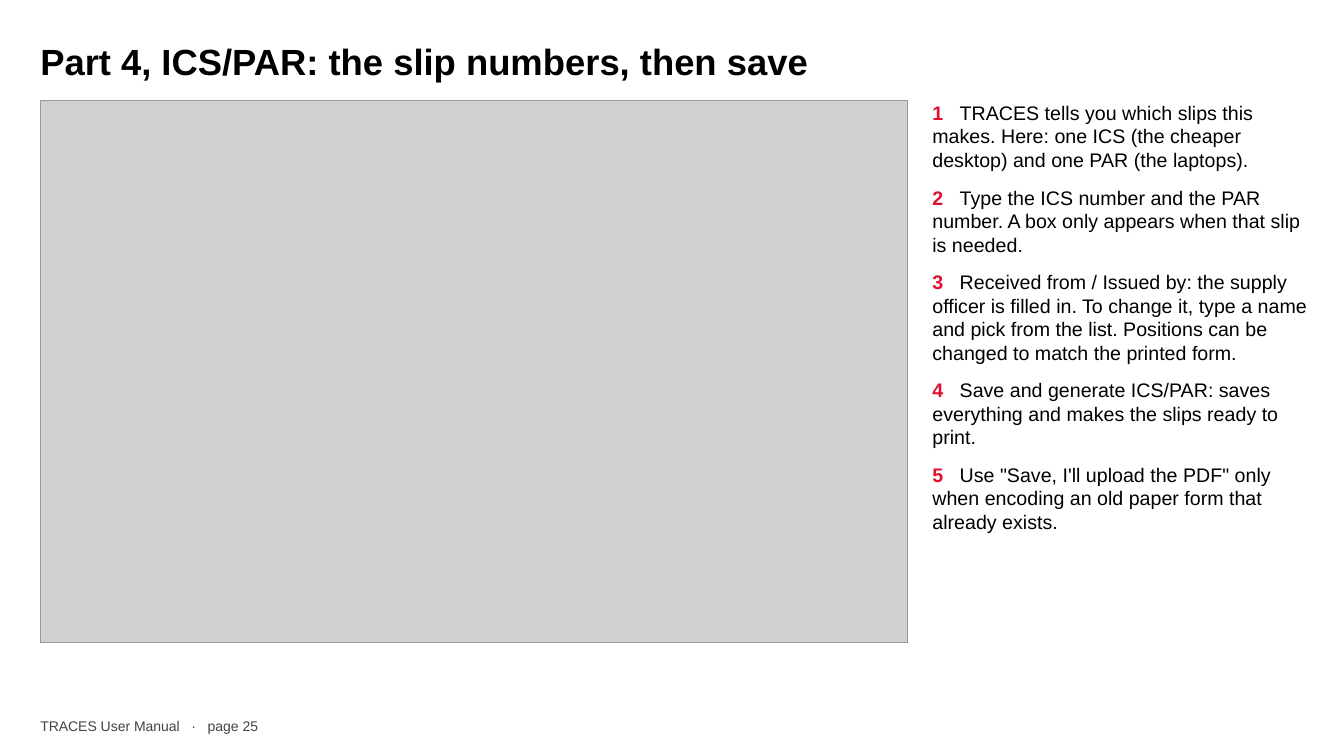
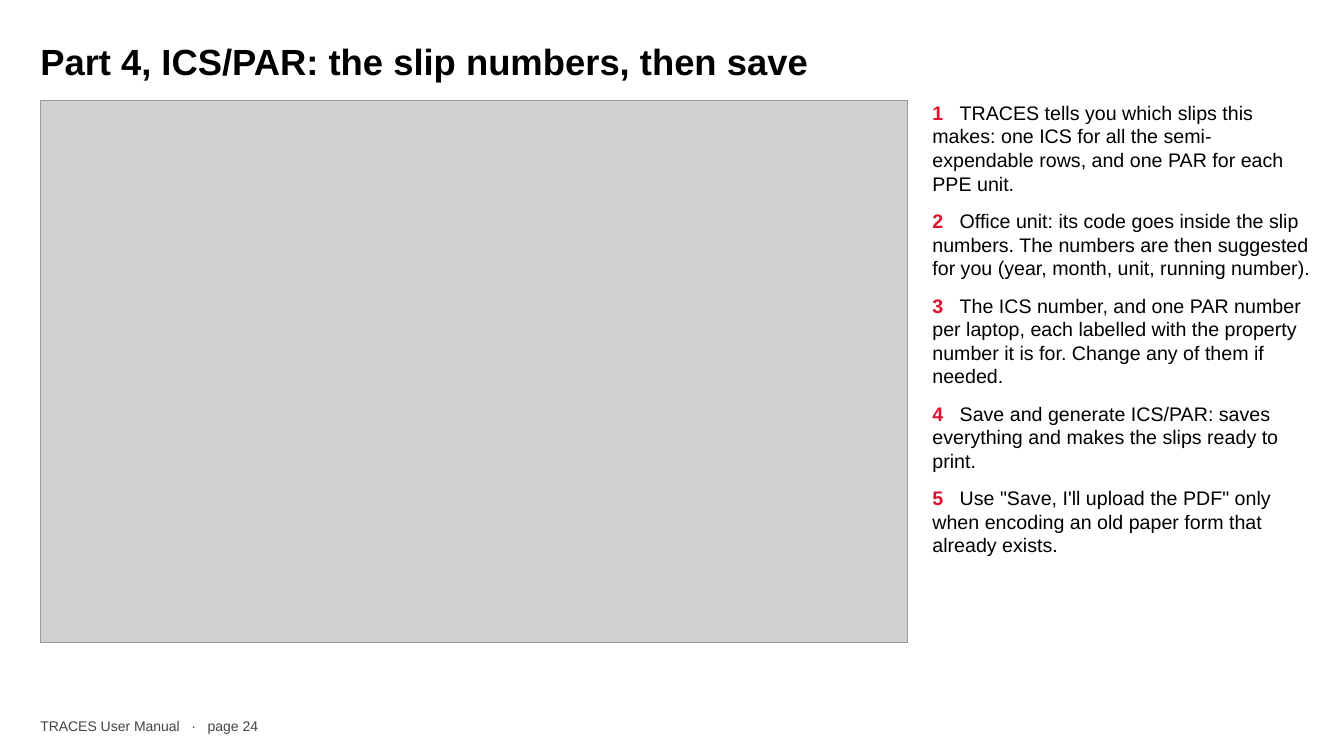
Before and after one commit to joww-seph/traces, a slide deck: slide 24 of docs/TRACES-User-Manual.pptx (slide 25 before the commit). Drawn at 1344x756 pixels with LibreOffice and Linux fonts; fonts in the diff are those of the drawing; grey boxes stand for pictures. Boxes give left, top, right and bottom in pixels: in the first picture for what was removed or moved away, otherwise in the second. Text is boxed around its words. In the diff, an @@ line names an element or a change of style, - is before the commit and + after.

```diff
--- a/docs/TRACES-User-Manual.pptx
+++ b/docs/TRACES-User-Manual.pptx
@@ text at box(932, 105, 1310, 384): text changed @@
-1 TRACES tells you which slips this makes. Here: one ICS (the cheaper desktop) and one PAR (the laptops).
-2 Type the ICS number and the PAR number. A box only appears when that slip is needed.
-3 Received from / Issued by: the supply officer is filled in. To change it, type a name and pick from the list. Positions can be changed to match the printed form.
+1 TRACES tells you which slips this makes: one ICS for all the semi-expendable rows, and one PAR for each PPE unit.
+2 Office unit: its code goes inside the slip numbers. The numbers are then suggested for you (year, month, unit, running number).
+3 The ICS number, and one PAR number per laptop, each labelled with the property number it is for. Change any of them if needed.
@@ text at box(40, 721, 259, 734): text changed @@
-TRACES User Manual · page 25
+TRACES User Manual · page 24
```
Also in this commit, not shown: 44 other slides changed, 1 slide added, 6 other files.
